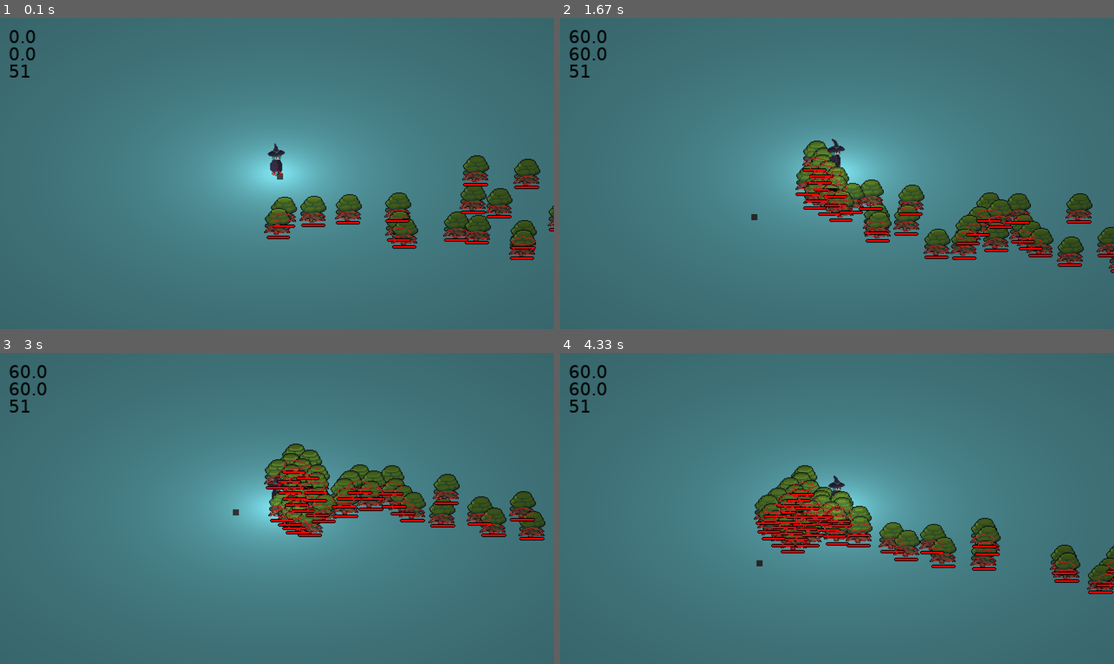
Above: before the commit, frames 1-4 (two rows, left to right).
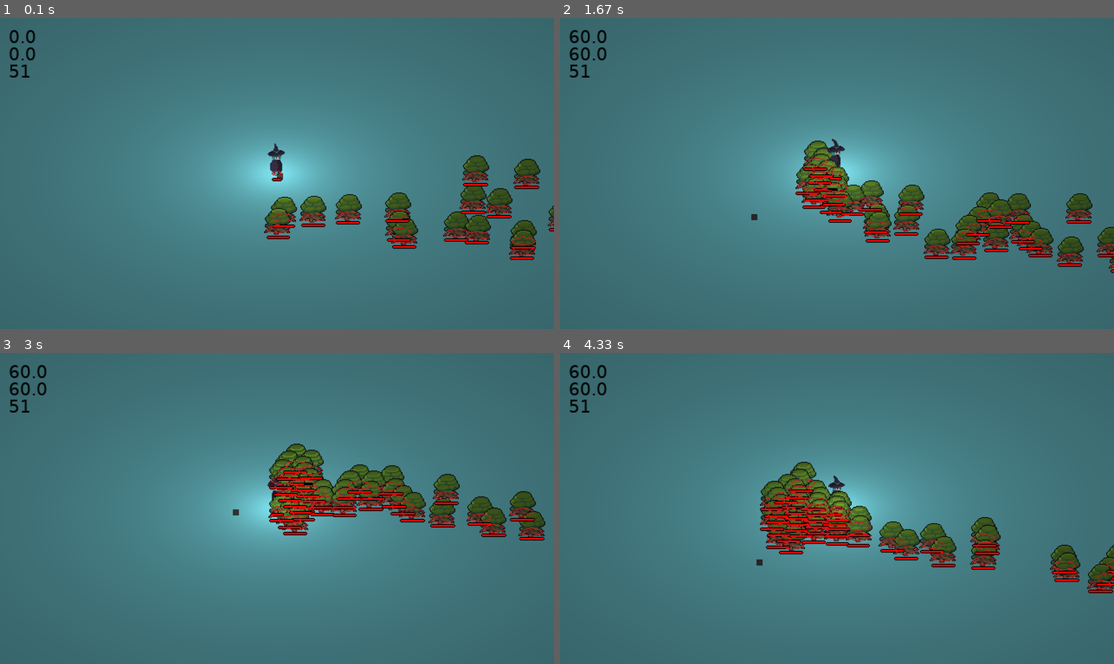
Above: after the commit, the same moments.

Repository: C0DE-SAGE/pygame-top-down-shooter
Game: pygame game, started from main.py
Same seed, same stepped clock (60 frames per second), same inputs: the game is played once before the commit and once after it.
Inputs (mouse positions are in pixels of both pictures, inside the frame that each line leads up to):
- Up to frame 1 (0.1 s): no input
- Up to frame 2 (1.67 s): hold D 0.33-0.8 s; click (814, 189) at 0.88 s; hold W 1.17-1.47 s; move the mouse to (1014, 164) at 1.2 s; hold D from 1.5 s (still down)
- Up to frame 3 (3 s): release D at 1.97 s; hold A 2-2.53 s; hold S 2.57-2.87 s; hold A from 2.9 s (still down)
- Up to frame 4 (4.33 s): release A at 3.3 s; hold W 3.33-3.7 s; hold D from 3.73 s (still down)

The runs differ from the first frame. In frame 1, less than 0.1% of the frame differs, in the area x 49-51%, y 51-53%; in frame 2, 1.4%; in frame 3, 2.7%; in frame 4, 4.7%, in the area x 35-100%, y 34-78%.

Commit message:
Improve hierarchy of instances

Diff:
--- a/bullet.py
+++ b/bullet.py
@@ -1,35 +1,27 @@
 import pygame
 import ww
-from instance import Instance
+from instance import BulletInstance, BrightInstance
 from monster import *
+import numpy as np
 
-class Bullet(Instance):
+class Bullet(BulletInstance, BrightInstance):
 	def __init__(self, pos):
 		super().__init__(pos)
 		self.sprite_index = ww.sprites['bullet_idle']
-		self.speed = 80
-		self.mhp = 20
-		self.hp = self.mhp
-		self.vel = pygame.math.Vector2(pygame.mouse.get_pos()) / (ww.WINDOW_SIZE[0] / ww.SCREEN_SIZE[0]) + ww.view.rect.topleft - pos
-		self.vel.scale_to_length(self.speed)
+		self.attack = 2
+		self.dur = 20
 		deg = pygame.math.Vector2().angle_to(self.vel)
 		self.image_angle = deg / 360 * 3.141592 * 2
-		self.attack = 2
 
 	def update(self):
-		super().update()
-		self.body.linearVelocity = self.vel
+		x = 1 - np.cos(self.t / self.dur * 2 * np.pi)
+		self.light_diffuse = x * 0.05
 
 		for ce in self.body.contacts:
 			if isinstance(ce.other.userData, Tree):
 				ce.other.userData.hp -= self.attack
-				self.hp = 0
+				ce.other.userData.render_hit = True
+				self.t = self.dur
 				break
 
-		if self.hp:
-			self.hp -= 1
-		else:
-			self.kill()
-		import math
-		x = (self.mhp - self.hp) / 5
-		self.light_diffuse = math.tanh(x) / x / 10
+		super().update()
--- a/instance.py
+++ b/instance.py
@@ -6,6 +6,11 @@
 class Instance(pygame.sprite.Sprite):
 	def __init__(self, pos):
 		super().__init__()
+		self.pos = Box2D.b2Vec2(pos)
+
+class DrawableInstance(Instance):
+	def __init__(self, pos):
+		super().__init__(pos)
 		self.sprite_index = None
 		self.normals_index = None
 		self.image_index = 0
@@ -13,30 +18,17 @@
 		self.image_angle = 0
 		self.image_xscale = 1
 		self.image_yscale = 1
-		self.light_ambient = 0
-		self.light_diffuse = 0
-
-		self.pos = Box2D.b2Vec2(pos)
-		self.body = ww.world.CreateDynamicBody(position=self.pos/ww.PPM)
-		self.body.CreateFixture(ww.fixture_defs[self.__class__])
-		self.body.fixedRotation = True
-		self.body.userData = self
 
 	def update(self):
-		self.pos = self.body.transform.position * ww.PPM
+		super().update()
 		self.image_index = (self.image_index + self.image_speed) % len(self.sprite_index)
 
-	def get_image(self):
-		if not self.sprite_index:
-			return None
+	@property
+	def image(self):
 		return self.sprite_index[int(self.image_index)]
 
-	def get_normali(self):
-		if not self.normals_index:
-			return None
-		return self.normals_index[int(self.image_index)]
-
-	def get_quad(self):
+	@property
+	def quad(self):
 		R = np.identity(3)
 		R[0][0] = R[1][1] = np.cos(self.image_angle)
 		R[1][0] = np.sin(self.image_angle)
@@ -46,23 +38,87 @@
 		T = np.identity(3)
 		T[0][2], T[1][2] = np.floor(self.pos)
 		P = np.ones((3, 4))
-		rect = self.get_image().get_rect(topleft=(-self.sprite_index.x, -self.sprite_index.y))
+		rect = self.image.get_rect(topleft=(-self.sprite_index.x, -self.sprite_index.y))
 		P[0][0], P[1][0] = rect.left, rect.top
 		P[0][1], P[1][1] = rect.right, rect.top
 		P[0][2], P[1][2] = rect.right, rect.bottom
 		P[0][3], P[1][3] = rect.left, rect.bottom
 		return (T @ R @ S @ P)[:2,:].T
 
-	def get_vertices(self):
-		return np.array([self.body.transform * v * ww.PPM for v in self.body.fixtures[0].shape.vertices])
+	@property
+	def normal(self):
+		if not self.normals_index:
+			return None
+		return self.normals_index[int(self.image_index)]
 
-	def get_aabb_rect(self):
+class CollidableInstance(Instance):
+	def __init__(self, pos):
+		super().__init__(pos)
+		self.body = ww.world.CreateDynamicBody(position=self.pos/ww.PPM)
+		self.body.CreateFixture(ww.fixture_defs[self.__class__])
+		self.body.fixedRotation = True
+		self.body.userData = self
+
+	def update(self):
+		super().update()
+		self.pos = self.body.transform.position * ww.PPM
+
+	@property
+	def aabb_rect(self):
 		aabb = self.body.fixtures[0].GetAABB(0)
 		lt = aabb.lowerBound * ww.PPM
 		wh = (aabb.upperBound - aabb.lowerBound) * ww.PPM
 		rect = pygame.Rect(*lt, *wh)
 		return rect
 
+	@property
+	def vertices(self):
+		return np.array([self.body.transform * v * ww.PPM for v in self.body.fixtures[0].shape.vertices])
+
 	def kill(self):
 		ww.world.DestroyBody(self.body)
 		super().kill()
+
+class BrightInstance(Instance):
+	def __init__(self, pos):
+		super().__init__(pos)
+		self.light_ambient = 0
+		self.light_diffuse = 0
+
+	def kill(self):
+		super().kill()
+
+class LifeInstance(CollidableInstance, DrawableInstance):
+	def __init__(self, pos):
+		super().__init__(pos)
+		self.render_hit = False
+		self.mhp = 100
+		self.hp = 100
+
+	def update(self):
+		if self.hp <= 0:
+			self.kill()
+		super().update()
+
+	@property
+	def normal(self):
+		if not self.normals_index or self.render_hit:
+			return None
+		return self.normals_index[int(self.image_index)]
+
+class BulletInstance(CollidableInstance, DrawableInstance):
+	def __init__(self, pos):
+		super().__init__(pos)
+		self.t = 0
+		self.dur = 10
+		self.speed = 40
+		self.vel = pygame.math.Vector2(pygame.mouse.get_pos()) / (ww.WINDOW_SIZE[0] / ww.SCREEN_SIZE[0]) + ww.view.rect.topleft - pos
+		self.vel.scale_to_length(self.speed)
+		self.attack = 1
+
+	def update(self):
+		self.body.linearVelocity = self.vel
+		self.t += 1
+		if self.t >= self.dur:
+			self.kill()
+		super().update()
--- a/main.py
+++ b/main.py
@@ -39,7 +39,7 @@
 	ww.group.update()
 	ww.view.update()
 	if delayed_time < 0:
-		clock2.tick(60)
+		clock2.tick(ww.FPS)
 		ww.view.debug_text.append(round(clock.get_fps(), 2))
 		ww.view.debug_text.append(round(clock2.get_fps(), 2))
 		ww.view.debug_text.append(len(ww.group))
--- a/monster/tree.py
+++ b/monster/tree.py
@@ -1,8 +1,8 @@
-from instance import Instance
+from instance import LifeInstance
 import ww
 from Box2D import *
 
-class Tree(Instance):
+class Tree(LifeInstance):
 	def __init__(self, pos):
 		super().__init__(pos)
 		self.sprite_index = ww.sprites['tree_idle']
@@ -12,10 +12,7 @@
 		self.hp = self.mhp
 
 	def update(self):
-		super().update()
 		vel = ww.player.pos - self.pos
 		vel.Normalize()
 		self.body.linearVelocity = vel * self.speed
-
-		if self.hp <= 0:
-			self.kill()
+		super().update()
--- a/player.py
+++ b/player.py
@@ -1,9 +1,9 @@
 import pygame
-from instance import Instance
+from instance import LifeInstance, BrightInstance
 import ww
 from bullet import Bullet
 
-class Player(Instance):
+class Player(LifeInstance, BrightInstance):
 	def __init__(self, pos):
 		super().__init__(pos)
 		self.sprite_index = ww.sprites['player_idle']
@@ -16,8 +16,6 @@
 
 		self.light_ambient = 0.5
 		self.light_diffuse = 0.5
-
-
 
 	def update(self):
 		super().update()
--- a/view.py
+++ b/view.py
@@ -3,6 +3,7 @@
 from monster import *
 import moderngl
 import numpy as np
+from instance import BrightInstance, LifeInstance, DrawableInstance, CollidableInstance
 
 class View:
 	MAX_NUM_LIGHT = 60
@@ -16,7 +17,7 @@
 
 		self.ctx = moderngl.create_context()
 		self.ctx.enable_only(moderngl.BLEND)
-		self.program = self.ctx.program(
+		self.shader_basic = self.ctx.program(
 			vertex_shader="""
 				#version 330
 				layout (location = 0) in vec2 in_uv;
@@ -39,7 +40,55 @@
 				}
 			"""
 		)
-		self.program2 = self.ctx.program(
+		self.shader_hit = self.ctx.program(
+			vertex_shader="""
+				#version 330
+				layout (location = 0) in vec2 in_uv;
+				layout (location = 1) in vec2 in_position;
+				out vec2 v_uv;
+				void main()
+				{
+					gl_Position = vec4(in_position, 0.0, 1.0);
+					v_uv = in_uv;
+				}
+			""",
+			fragment_shader="""
+				#version 330
+				out vec4 fragColor;
+				uniform sampler2D u_texture;
+				in vec2 v_uv;
+				void main()
+				{
+					fragColor = texture(u_texture, v_uv);
+					fragColor = vec4(1, 1, 1, fragColor.w);
+				}
+			"""
+		)
+		self.shader_default_normal = self.ctx.program(
+			vertex_shader="""
+				#version 330
+				layout (location = 0) in vec2 in_uv;
+				layout (location = 1) in vec2 in_position;
+				out vec2 v_uv;
+				void main()
+				{
+					gl_Position = vec4(in_position, 0.0, 1.0);
+					v_uv = in_uv;
+				}
+			""",
+			fragment_shader="""
+				#version 330
+				out vec4 fragColor;
+				uniform sampler2D u_texture;
+				in vec2 v_uv;
+				void main()
+				{
+					fragColor = texture(u_texture, v_uv);
+					fragColor = vec4(0.5, 0.5, 1, fragColor.w);
+				}
+			"""
+		)
+		self.shader_light = self.ctx.program(
 			vertex_shader="""
 				#version 330
 				in vec2 in_position;
@@ -105,11 +154,13 @@
 				}
 			""" % View.MAX_NUM_LIGHT
 		)
-		self.program2['u_texture'] = 0
-		self.program2['u_normal'] = 1
+		self.shader_light['u_texture'] = 0
+		self.shader_light['u_normal'] = 1
 
 		self.vbo = self.ctx.buffer(None, reserve=4 * 4 * 4)
-		self.vao = self.ctx.vertex_array(self.program, [(self.vbo, "2f4 2f4", "in_position", "in_uv")])
+		self.vao_basic = self.ctx.vertex_array(self.shader_basic, [(self.vbo, "2f4 2f4", "in_position", "in_uv")], mode=moderngl.TRIANGLE_FAN)
+		self.vao_hit = self.ctx.vertex_array(self.shader_hit, [(self.vbo, "2f4 2f4", "in_position", "in_uv")], mode=moderngl.TRIANGLE_FAN)
+		self.vao_default_normal = self.ctx.vertex_array(self.shader_default_normal, [(self.vbo, "2f4 2f4", "in_position", "in_uv")], mode=moderngl.TRIANGLE_FAN)
 
 		images = []
 		for image in ww.backgrounds.values():
@@ -134,7 +185,7 @@
 		self.normal_layer = self.ctx.texture(self.rect.size, 4)
 		self.normal_layer.filter = moderngl.NEAREST, moderngl.NEAREST
 		self.normal_layer_fbo = self.ctx.framebuffer(self.normal_layer)
-		self.vao2 = self.ctx.vertex_array(self.program2, [(self.vbo, "2f4 2f4", "in_position", "in_uv")])
+		self.vao_light = self.ctx.vertex_array(self.shader_light, [(self.vbo, "2f4 2f4", "in_position", "in_uv")], mode=moderngl.TRIANGLE_FAN)
 
 	def update(self):
 		if self.target:
@@ -147,9 +198,6 @@
 		self.debug_text.clear()
 
 	def draw(self):
-		def get_quad(rect):
-			return np.array([rect.topleft, rect.topright, rect.bottomright, rect.bottomleft])
-
 		def gl_scaling(quad):
 			quad = (quad - self.rect.topleft) / ww.SCREEN_SIZE * 2 - 1
 			return quad
@@ -160,14 +208,16 @@
 			])
 			return np.hstack([quad, uv]).astype(np.float32)
 
-		def draw_texture(quad, texture):
+		def draw_texture(quad, texture, vao=self.vao_basic):
+			if vao is None:
+				vao = self.vao_basic
 			if isinstance(quad, pygame.rect.Rect):
-				quad = get_quad(quad)
+				quad = np.array([quad.topleft, quad.topright, quad.bottomright, quad.bottomleft])
 			quad = gl_scaling(quad)
 			quad = attach_uv(quad)
 			self.vbo.write(quad)
 			texture.use()
-			self.vao.render(moderngl.TRIANGLE_FAN)
+			vao.render()
 
 		# Render Texture Layer
 		self.texture_layer_fbo.clear(0.5, 0.9, 0.95, 1)
@@ -177,13 +227,18 @@
 		for sprite in ww.group:
 			ww.group.change_layer(sprite, sprite.pos.y)
 		for sprite in ww.group:
-			draw_texture(sprite.get_quad(), self.textures[sprite.get_image()])
+			if isinstance(sprite, DrawableInstance):
+				if isinstance(sprite, LifeInstance) and sprite.render_hit:
+					vao = self.vao_hit
+				else:
+					vao = self.vao_basic
+				draw_texture(sprite.quad, self.textures[sprite.image], vao)
 
 		# Render Pygame Layer
 		self.pg_screen.fill((0, 0, 0, 0))
 		for sprite in ww.group:
-			if isinstance(sprite, Tree):
-				hp_rect = sprite.get_aabb_rect().move(-self.rect.left, -self.rect.top)
+			if isinstance(sprite, LifeInstance):
+				hp_rect = sprite.aabb_rect.move(-self.rect.left, -self.rect.top)
 				hp_rect = hp_rect.move(0, hp_rect.height + 2)
 				hp_rect.height = 4
 				pygame.draw.rect(self.pg_screen, (0, 0, 0), hp_rect, 0, 5)
@@ -194,8 +249,9 @@
 
 		if ww.DEBUG:
 			for sprite in ww.group:
-				vertices = sprite.get_vertices() - self.rect.topleft
-				pygame.draw.polygon(self.pg_screen, (192, 32, 32), vertices, 1)
+				if isinstance(sprite, CollidableInstance):
+					vertices = sprite.vertices - self.rect.topleft
+					pygame.draw.polygon(self.pg_screen, (192, 32, 32), vertices, 1)
 			self.draw_debug_text()
 
 		self.pg_texture.write(self.pg_screen.get_view('1'))
@@ -205,27 +261,30 @@
 		self.normal_layer_fbo.clear(0.5, 0.5, 1, 1)
 		self.normal_layer_fbo.use()
 		for sprite in ww.group:
-			normal = sprite.get_normali()
-			if normal:
-				draw_texture(sprite.get_quad(), self.textures[normal])
+			if isinstance(sprite, DrawableInstance):
+				normal = sprite.normal
+				if normal:
+					draw_texture(sprite.quad, self.textures[normal])
+				else:
+					draw_texture(sprite.quad, self.textures[sprite.image], self.vao_default_normal)
 
 		# Lighting
 		numLight = 0
 		for sprite in ww.group:
-			if sprite.light_diffuse == 0:
+			if not isinstance(sprite, BrightInstance) or sprite.light_diffuse == 0:
 				continue
 			pos = gl_scaling(np.array(sprite.pos))
-			self.program2[f'light[{numLight}].position'].value = pos[0], -pos[1], 0.1
-			self.program2[f'light[{numLight}].ambient'].value = sprite.light_ambient, sprite.light_ambient, sprite.light_ambient
-			self.program2[f'light[{numLight}].diffuse'].value = sprite.light_diffuse, sprite.light_diffuse, sprite.light_diffuse
-			self.program2[f'light[{numLight}].constant'].value = 1.0
-			self.program2[f'light[{numLight}].linear'].value = 0.09
-			self.program2[f'light[{numLight}].quadratic'].value = 0.032
+			self.shader_light[f'light[{numLight}].position'].value = pos[0], -pos[1], 0.1
+			self.shader_light[f'light[{numLight}].ambient'].value = sprite.light_ambient, sprite.light_ambient, sprite.light_ambient
+			self.shader_light[f'light[{numLight}].diffuse'].value = sprite.light_diffuse, sprite.light_diffuse, sprite.light_diffuse
+			self.shader_light[f'light[{numLight}].constant'].value = 1.0
+			self.shader_light[f'light[{numLight}].linear'].value = 0.09
+			self.shader_light[f'light[{numLight}].quadratic'].value = 0.032
 
 			numLight += 1
 			if numLight >= self.MAX_NUM_LIGHT:
 				break
-		self.program2['numLight'].value = numLight
+		self.shader_light['numLight'].value = numLight
 
 		# Integrate Layers
 		self.ctx.screen.use()
@@ -233,7 +292,12 @@
 
 		self.texture_layer.use(location=0)
 		self.normal_layer.use(location=1)
-		self.vao2.render(moderngl.TRIANGLE_FAN)
+		self.vao_light.render()
 
 		self.pg_texture.use()
-		self.vao.render(moderngl.TRIANGLE_FAN)
+		self.vao_basic.render()
+
+		# Render PostProcess
+		for sprite in ww.group:
+			if isinstance(sprite, LifeInstance):
+				sprite.render_hit = False
